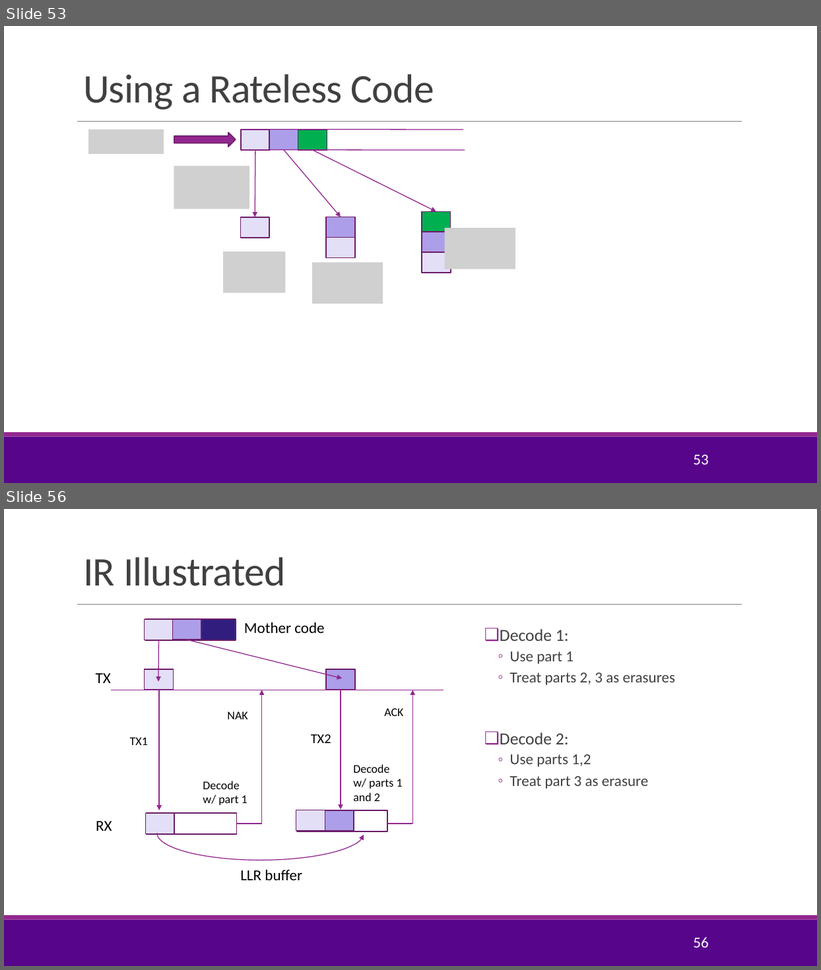
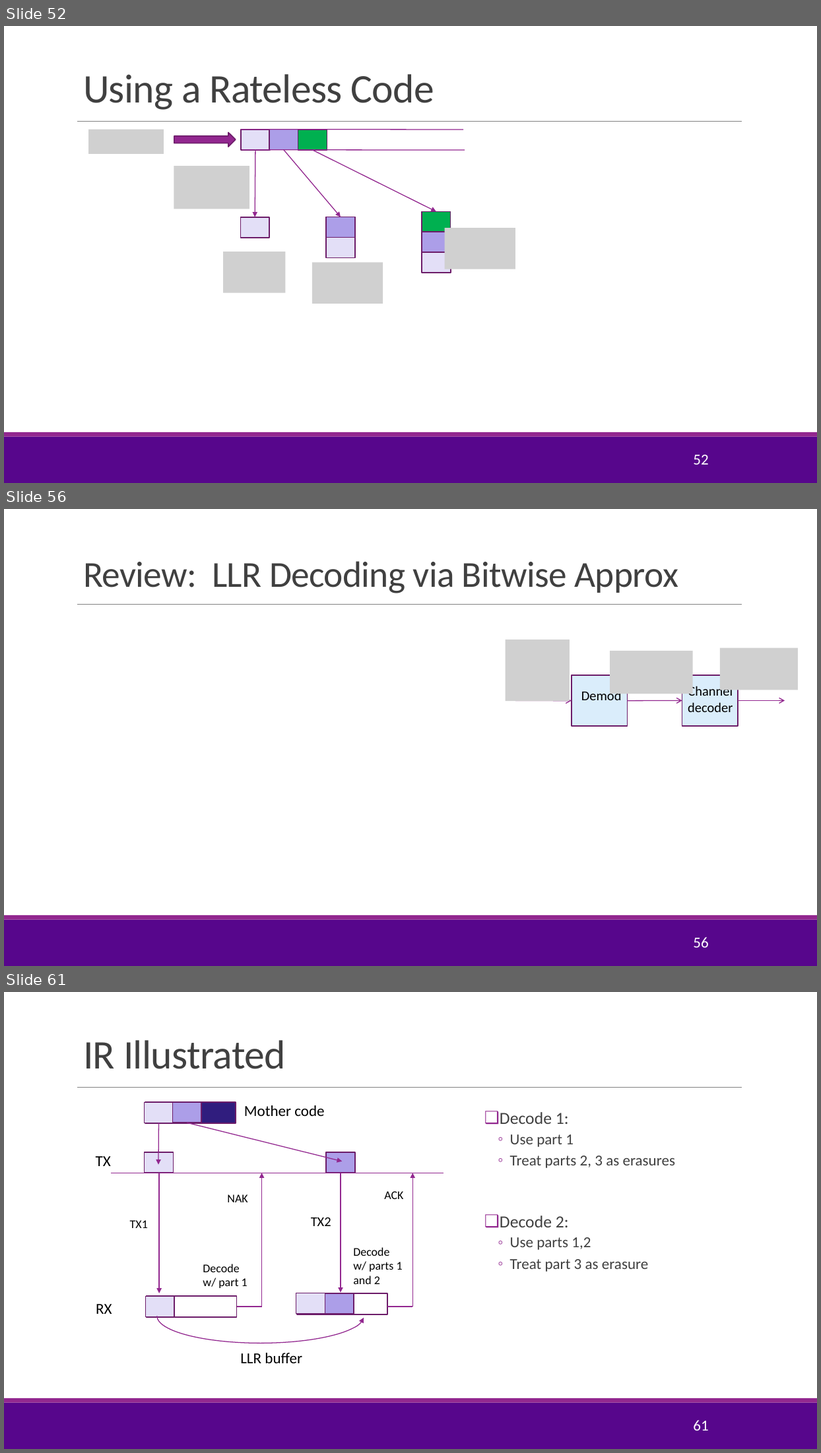
Before and after one commit to sdrangan/wirelesscomm, a slide deck: lectures/Unit05_AMC.pptx. Shown one above the other, each under a label of ours: slides 53 and 56 before the commit, slides 52, 56 and 61 after it; the slides between them are not shown. The pictures are 821x970 and 821x1453 pixels, drawn with LibreOffice and Linux fonts; fonts in the diff are those of the drawing; grey boxes stand for pictures; background and template pictures are left out. Boxes give left, top, right and bottom in pixels: in the first picture for what was removed or moved away, otherwise in the second. Text is boxed around its words. In the diff, an @@ line names an element or a change of style, - is before the commit and + after.

```diff
--- a/lectures/Unit05_AMC.pptx
+++ b/lectures/Unit05_AMC.pptx
@@ slide 56 added at bbox=[4, 509, 817, 966], background #FFFFFF; not listed: 3 template elements that a slide beside it also shows @@
@@ title added at bbox=[83, 561, 679, 593], 43.2 pt, text #404040 @@
+Review: LLR Decoding via Bitwise Approx
@@ picture added at bbox=[506, 640, 570, 701] @@
@@ picture added at bbox=[611, 650, 693, 694] @@
@@ picture added at bbox=[720, 648, 798, 690] @@
@@ rectangle added at bbox=[572, 675, 628, 726], fill #DAEDFB, outline #6C1D6A 1.25 pt @@
@@ rectangle added at bbox=[682, 675, 739, 726], fill #DAEDFB, outline #6C1D6A 1.25 pt @@
@@ text added at bbox=[688, 685, 733, 712], 16 pt, text #000000 @@
+Channel decoder
@@ arrow added from (516, 700) to (572, 701), #92278F 1 pt @@
@@ text added at bbox=[582, 689, 622, 700], 16 pt, text #000000 @@
+Demod
@@ arrow added from (628, 701) to (682, 700), #92278F 1 pt @@
@@ arrow added from (739, 700) to (785, 700), #92278F 1 pt @@
@@ page number added at bbox=[693, 937, 708, 948], 18 pt, text #FFFFFF @@
+56
@@ what was slide 53 is now slide 52 @@
@@ page number at bbox=[693, 455, 708, 465]: text changed @@
-53
+52
@@ what was slide 56 is now slide 61 @@
@@ page number at bbox=[693, 1420, 708, 1431]: text changed @@
-56
+61
```
Also in this commit, not shown: 2 slides changed, 9 other slides added, 3 slides removed, 4 other files.
